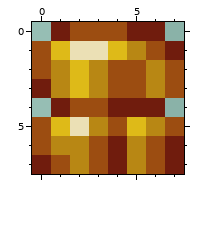
A pixel-art sprite gets an edit: Assets/Textures/Tiles/AeriumBarTile.png. The picture above was drawn from the file before the commit.
The file is 16x16 pixels, drawn in blocks of 2x2; one block is one cell here.
Now the later version:
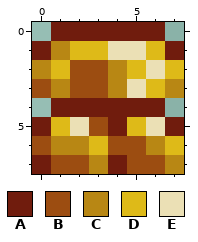
Palette (. is transparent): A #701c0d  B #9c4d11  C #b88714  D #deba18  E #ebe0b5
Change:
Changed rows in their new state; - is an unchanged pixel.
first column x 0:
0 --AAA---
1 ACDDEED-
2 CDBBCDED
3 B-BBCEDC
4 --AA----
5 A--BA-EA
6 ---DBBCD
7 --BC-B-C
